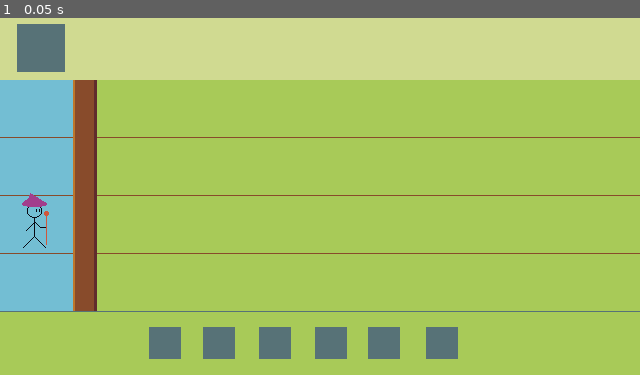
Above: before the commit, frame 1.
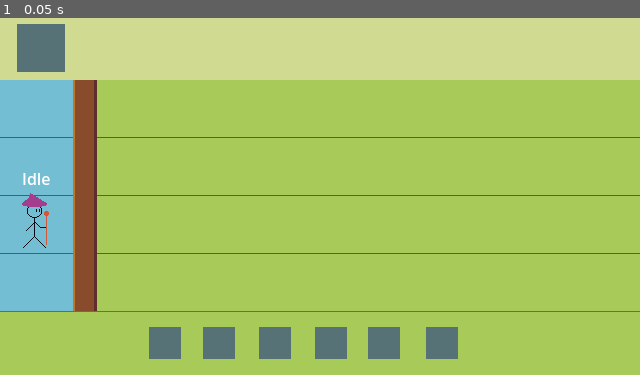
Above: after the commit, the same moment.

Repository: SiyahaS/WitchTowerForce
Game: Godot game, scene res://scenes/level_one.tscn
The game is run twice, just before and just after one commit, with the same random seed, the same clock (stepped at 60 frames per second) and the same inputs. Before the commit the project starts from res://scenes/game.tscn.
Inputs:
- Up to frame 1 (0.05 s): no input

The runs differ from the first frame. In frame 1, less than 0.1% of the frame differs, in the area x 3-8%, y 43-47%.

Commit message:
player state manager initialized

Diff:
--- a/project.godot
+++ b/project.godot
@@ -11,7 +11,7 @@
 [application]
 
 config/name="WitchTowerForce"
-run/main_scene="res://scenes/game.tscn"
+run/main_scene="res://scenes/level_one.tscn"
 config/features=PackedStringArray("4.2", "Forward Plus")
 config/icon="res://icon.svg"
 
--- a/scenes/game.tscn
+++ /dev/null
@@ -1,13 +0,0 @@
-[gd_scene load_steps=3 format=3 uid="uid://dppcp5gqm183o"]
-
-[ext_resource type="Texture2D" uid="uid://dside0p357tyd" path="res://assets/sprites/terrain-prototip.png" id="1_qa3vc"]
-[ext_resource type="PackedScene" uid="uid://c1w208ny88vfo" path="res://scenes/character.tscn" id="2_mavi4"]
-
-[node name="LevelOne" type="Node2D"]
-
-[node name="Terrain" type="Sprite2D" parent="."]
-position = Vector2(640, 180)
-texture = ExtResource("1_qa3vc")
-
-[node name="Character" parent="." instance=ExtResource("2_mavi4")]
-position = Vector2(37, 209)
--- /dev/null
+++ b/scenes/level_one.tscn
@@ -0,0 +1,13 @@
+[gd_scene load_steps=3 format=3 uid="uid://dppcp5gqm183o"]
+
+[ext_resource type="Texture2D" uid="uid://dside0p357tyd" path="res://assets/sprites/terrain-prototip.png" id="1_miefn"]
+[ext_resource type="PackedScene" uid="uid://c1w208ny88vfo" path="res://scenes/player.tscn" id="2_stafv"]
+
+[node name="LevelOne" type="Node2D"]
+
+[node name="Terrain" type="Sprite2D" parent="."]
+position = Vector2(640, 180)
+texture = ExtResource("1_miefn")
+
+[node name="Player" parent="." instance=ExtResource("2_stafv")]
+position = Vector2(37, 209)
--- a/scenes/character.tscn
+++ b/scenes/player.tscn
@@ -1,7 +1,12 @@
-[gd_scene load_steps=8 format=3 uid="uid://c1w208ny88vfo"]
+[gd_scene load_steps=13 format=3 uid="uid://c1w208ny88vfo"]
 
 [ext_resource type="Texture2D" uid="uid://coahfny7h27x0" path="res://assets/sprites/wtf-witch-attack.png" id="1_bqkvj"]
+[ext_resource type="Script" path="res://scripts/player.gd" id="1_nepe8"]
 [ext_resource type="Texture2D" uid="uid://dfm8bht42qco6" path="res://assets/sprites/wtf-witch-idle.png" id="2_kft64"]
+[ext_resource type="Script" path="res://scripts/playerStateManager.gd" id="4_fghby"]
+[ext_resource type="Script" path="res://scripts/idleState.gd" id="5_civ1o"]
+[ext_resource type="Script" path="res://scripts/basicAttackState.gd" id="6_yc2aa"]
+[ext_resource type="Script" path="res://scripts/skillShot.gd" id="7_mkc76"]
 
 [sub_resource type="RectangleShape2D" id="RectangleShape2D_r6ve5"]
 
@@ -12,7 +17,7 @@
 tracks/0/type = "value"
 tracks/0/imported = false
 tracks/0/enabled = true
-tracks/0/path = NodePath("Sprite2D:frame")
+tracks/0/path = NodePath("PlayerSprite2D:frame")
 tracks/0/interp = 1
 tracks/0/loop_wrap = true
 tracks/0/keys = {
@@ -24,7 +29,7 @@
 tracks/1/type = "value"
 tracks/1/imported = false
 tracks/1/enabled = true
-tracks/1/path = NodePath("Sprite2D:texture")
+tracks/1/path = NodePath("PlayerSprite2D:texture")
 tracks/1/interp = 1
 tracks/1/loop_wrap = true
 tracks/1/keys = {
@@ -36,7 +41,7 @@
 tracks/2/type = "value"
 tracks/2/imported = false
 tracks/2/enabled = true
-tracks/2/path = NodePath("Sprite2D:hframes")
+tracks/2/path = NodePath("PlayerSprite2D:hframes")
 tracks/2/interp = 1
 tracks/2/loop_wrap = true
 tracks/2/keys = {
@@ -48,7 +53,7 @@
 tracks/3/type = "value"
 tracks/3/imported = false
 tracks/3/enabled = true
-tracks/3/path = NodePath("Sprite2D:vframes")
+tracks/3/path = NodePath("PlayerSprite2D:vframes")
 tracks/3/interp = 1
 tracks/3/loop_wrap = true
 tracks/3/keys = {
@@ -77,7 +82,7 @@
 tracks/0/type = "value"
 tracks/0/imported = false
 tracks/0/enabled = true
-tracks/0/path = NodePath("Sprite2D:frame")
+tracks/0/path = NodePath("PlayerSprite2D:frame")
 tracks/0/interp = 1
 tracks/0/loop_wrap = true
 tracks/0/keys = {
@@ -89,7 +94,7 @@
 tracks/1/type = "value"
 tracks/1/imported = false
 tracks/1/enabled = true
-tracks/1/path = NodePath("Sprite2D:texture")
+tracks/1/path = NodePath("PlayerSprite2D:texture")
 tracks/1/interp = 1
 tracks/1/loop_wrap = true
 tracks/1/keys = {
@@ -101,7 +106,7 @@
 tracks/2/type = "value"
 tracks/2/imported = false
 tracks/2/enabled = true
-tracks/2/path = NodePath("Sprite2D:hframes")
+tracks/2/path = NodePath("PlayerSprite2D:hframes")
 tracks/2/interp = 1
 tracks/2/loop_wrap = true
 tracks/2/keys = {
@@ -113,7 +118,7 @@
 tracks/3/type = "value"
 tracks/3/imported = false
 tracks/3/enabled = true
-tracks/3/path = NodePath("Sprite2D:vframes")
+tracks/3/path = NodePath("PlayerSprite2D:vframes")
 tracks/3/interp = 1
 tracks/3/loop_wrap = true
 tracks/3/keys = {
@@ -140,7 +145,7 @@
 tracks/0/type = "value"
 tracks/0/imported = false
 tracks/0/enabled = true
-tracks/0/path = NodePath("Sprite2D:texture")
+tracks/0/path = NodePath("PlayerSprite2D:texture")
 tracks/0/interp = 1
 tracks/0/loop_wrap = true
 tracks/0/keys = {
@@ -152,7 +157,7 @@
 tracks/1/type = "value"
 tracks/1/imported = false
 tracks/1/enabled = true
-tracks/1/path = NodePath("Sprite2D:hframes")
+tracks/1/path = NodePath("PlayerSprite2D:hframes")
 tracks/1/interp = 1
 tracks/1/loop_wrap = true
 tracks/1/keys = {
@@ -164,7 +169,7 @@
 tracks/2/type = "value"
 tracks/2/imported = false
 tracks/2/enabled = true
-tracks/2/path = NodePath("Sprite2D:vframes")
+tracks/2/path = NodePath("PlayerSprite2D:vframes")
 tracks/2/interp = 1
 tracks/2/loop_wrap = true
 tracks/2/keys = {
@@ -176,7 +181,7 @@
 tracks/3/type = "value"
 tracks/3/imported = false
 tracks/3/enabled = true
-tracks/3/path = NodePath("Sprite2D:frame")
+tracks/3/path = NodePath("PlayerSprite2D:frame")
 tracks/3/interp = 1
 tracks/3/loop_wrap = true
 tracks/3/keys = {
@@ -205,12 +210,13 @@
 "RESET": SubResource("Animation_oppk6")
 }
 
-[node name="Character" type="CharacterBody2D"]
+[node name="Player" type="CharacterBody2D"]
+script = ExtResource("1_nepe8")
 
 [node name="CollisionShape2D" type="CollisionShape2D" parent="."]
 shape = SubResource("RectangleShape2D_r6ve5")
 
-[node name="Sprite2D" type="Sprite2D" parent="."]
+[node name="PlayerSprite2D" type="Sprite2D" parent="."]
 texture = ExtResource("2_kft64")
 hframes = 2
 
@@ -219,3 +225,34 @@
 "": SubResource("AnimationLibrary_c7iqb")
 }
 speed_scale = 0.1
+
+[node name="Label" type="Label" parent="."]
+offset_left = -73.0
+offset_top = -57.0
+offset_right = 73.0
+offset_bottom = -34.0
+size_flags_horizontal = 4
+text = "text"
+horizontal_alignment = 1
+
+[node name="PlayerStateManager" type="Node" parent="." node_paths=PackedStringArray("init_state")]
+script = ExtResource("4_fghby")
+init_state = NodePath("IdleState")
+
+[node name="IdleState" type="Node" parent="PlayerStateManager" node_paths=PackedStringArray("basic_attack_state", "skill_shot_state")]
+script = ExtResource("5_civ1o")
+basic_attack_state = NodePath("../BasicAttackState")
+skill_shot_state = NodePath("../SkilShotState")
+animation_name = "Idle"
+
+[node name="BasicAttackState" type="Node" parent="PlayerStateManager" node_paths=PackedStringArray("idle_state")]
+script = ExtResource("6_yc2aa")
+idle_state = NodePath("../IdleState")
+animation_name = "Attack"
+state_id = 1
+
+[node name="SkilShotState" type="Node" parent="PlayerStateManager" node_paths=PackedStringArray("idle_state")]
+script = ExtResource("7_mkc76")
+idle_state = NodePath("../IdleState")
+animation_name = "SkilShot"
+state_id = 2
--- /dev/null
+++ b/scripts/basicAttackState.gd
@@ -0,0 +1,14 @@
+# IdleState.gd
+extends PlayerState
+
+@export
+var idle_state: PlayerState
+
+func enter() -> void:
+	super()
+
+func process_physics(delta: float) -> PlayerState:
+	return null
+
+func process_input(event: InputEvent) -> PlayerState:
+	return null
--- /dev/null
+++ b/scripts/idleState.gd
@@ -0,0 +1,16 @@
+# IdleState.gd
+extends PlayerState
+
+@export
+var basic_attack_state: PlayerState
+@export
+var skill_shot_state: PlayerState
+
+func enter() -> void:
+	super()
+
+func process_physics(delta: float) -> PlayerState:
+	return null
+
+func process_input(event: InputEvent) -> PlayerState:
+	return null
--- /dev/null
+++ b/scripts/player.gd
@@ -0,0 +1,40 @@
+class_name Player
+extends CharacterBody2D
+
+enum PLAYER_STATES
+{
+	Idle,
+	Basic_Attack,
+	Skill_Shot
+}
+
+@onready
+var player_state: int
+@onready
+var player_prev_state: int
+
+@onready
+var animations = $AnimationPlayer
+@onready
+var label = $Label
+@onready
+var sprite = $PlayerSprite2D
+@onready
+var stateManager = $PlayerStateManager
+
+@export
+var move_speed: float = 58
+
+func _ready():
+	# Initialize the state manager, passing a referance of the player to the states
+	# That way they can move and react accordingly
+	stateManager.init(self)
+
+func _unhandled_input(event: InputEvent) -> void:
+	stateManager.process_input(event)
+
+func _physics_process(delta: float) -> void:
+	stateManager.process_physics(delta)
+
+func _process(delta: float) -> void:
+	stateManager.process_frame(delta)
--- /dev/null
+++ b/scripts/playerState.gd
@@ -0,0 +1,29 @@
+# PlayerState.gd
+class_name PlayerState
+extends  Node
+
+@export
+var animation_name: String
+
+@export
+var state_id: int
+
+# Hold a referance to the parent so that it can be controlled by the state
+var parent: Player
+
+func enter() -> void:
+	parent.animations.queue(animation_name)
+	parent.label.text = animation_name
+
+func exit() -> void:
+	parent.animations.stop()
+	parent.animations.clear_queue()
+
+func process_physics(delta: float) -> PlayerState:
+	return null
+
+func process_frame(delta: float) -> PlayerState:
+	return null
+
+func process_input(event: InputEvent) -> PlayerState:
+	return null
--- /dev/null
+++ b/scripts/playerStateManager.gd
@@ -0,0 +1,44 @@
+# playerStateManager.gd
+extends Node
+
+@export
+var init_state: PlayerState
+var current_state: PlayerState
+
+var parent: Player
+# Initialize the state manager by giving each child state a referance to the
+# parent object it belongs to and enter the default init_state.
+func init(player: Player) -> void:
+	for child in get_children():
+		child.parent = player
+	self.parent = player
+	# Initialize to the default state
+	change_state(init_state)
+	print("INFO: PlayerStateManager initialized")
+
+# Change to the new state by first calling any exit logic on the current state
+func change_state(new_state: PlayerState) -> void:
+	if current_state:
+		parent.player_prev_state = current_state.state_id
+		current_state.exit()
+
+	parent.player_state = new_state.state_id
+	current_state = new_state
+	current_state.enter()
+
+# Pass through functions for the Player to call,
+# handling state changes as needed.
+func process_physics(delta: float) -> void:
+	var new_state = current_state.process_physics(delta)
+	if(new_state):
+		change_state(new_state)
+
+func process_frame(delta: float) -> void:
+	var new_state = current_state.process_frame(delta)
+	if new_state:
+		change_state(new_state)
+
+func process_input(event: InputEvent) -> void:
+	var new_state = current_state.process_input(event)
+	if new_state:
+		change_state(new_state)
--- /dev/null
+++ b/scripts/skillShot.gd
@@ -0,0 +1,14 @@
+# IdleState.gd
+extends PlayerState
+
+@export
+var idle_state: PlayerState
+
+func enter() -> void:
+	super()
+
+func process_physics(delta: float) -> PlayerState:
+	return null
+
+func process_input(event: InputEvent) -> PlayerState:
+	return null
